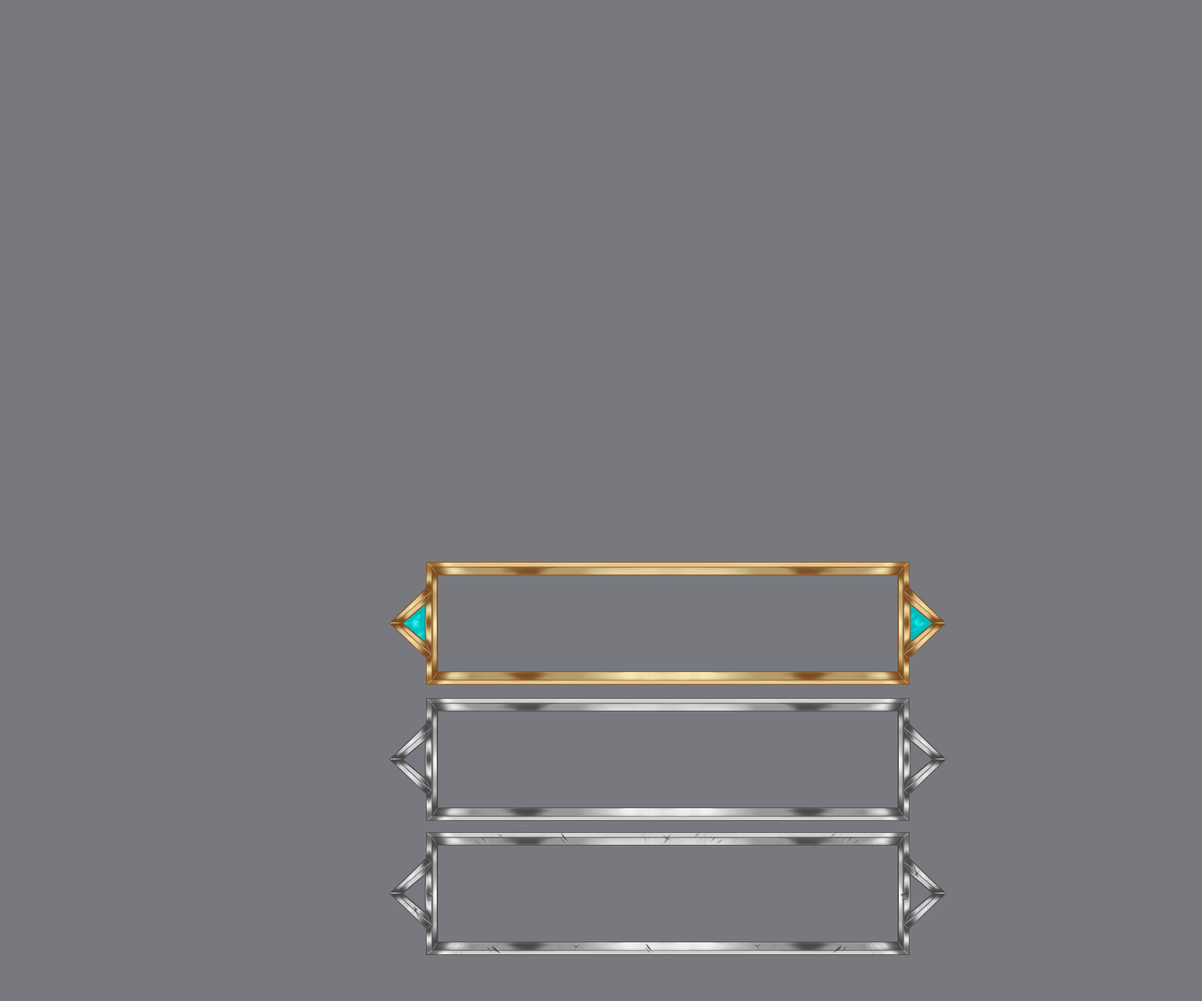
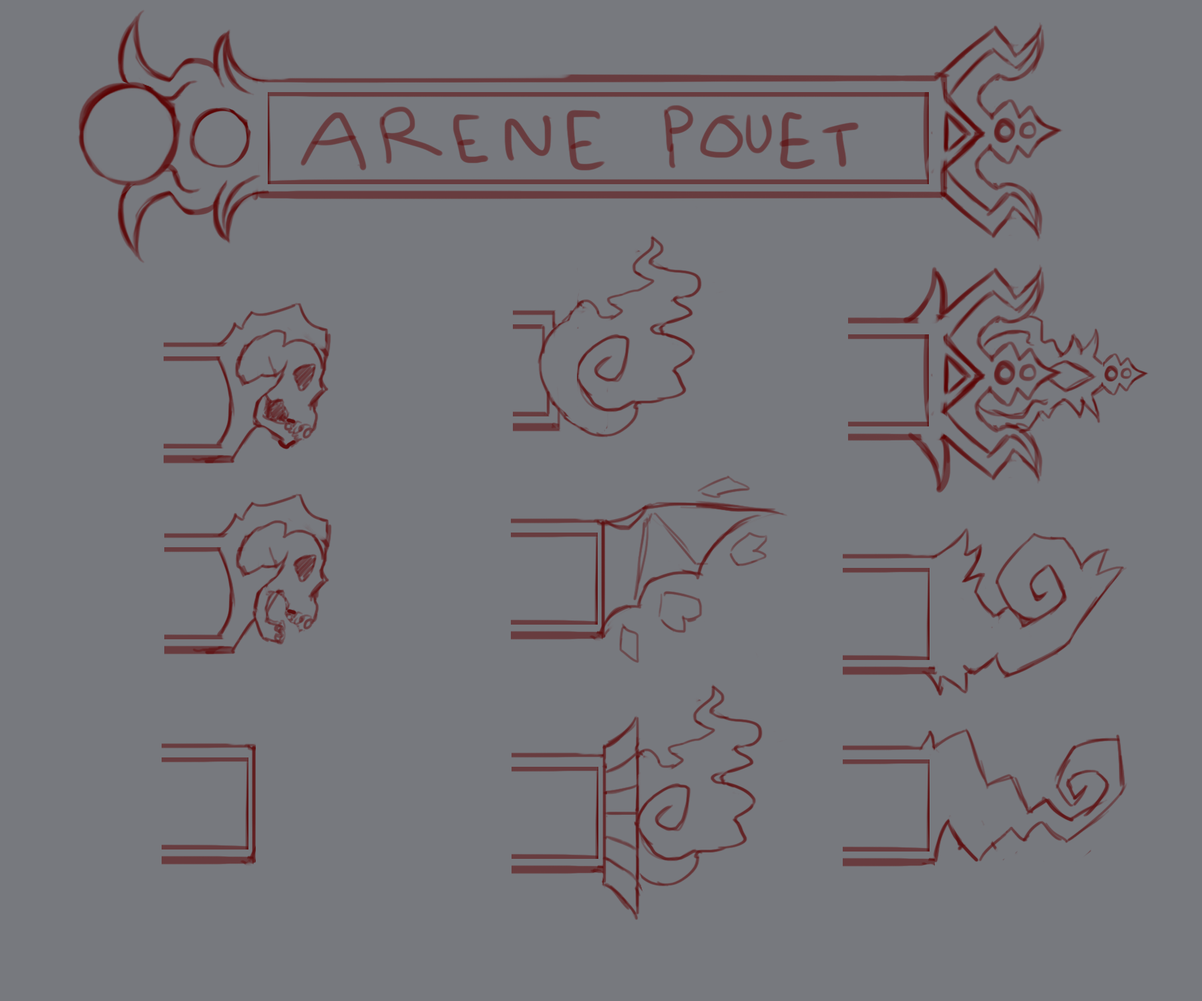
Before/after of a 1202px x 1001px layered artwork. What changed in the layer stack:
showed "Calque 1", opacity 50% → 100%, painted on it over box(77, 9, 1149, 921)
hid "salissures" over box(395, 825, 936, 963)
hid "sale" over box(389, 832, 946, 957)
hid "metal" over box(389, 698, 946, 822)
hid "or", painted on it over box(108, 135, 946, 686)
hid "truc bleu" over box(397, 594, 940, 652)
hid group "calques" (6 layers) over box(224, 562, 946, 686)
